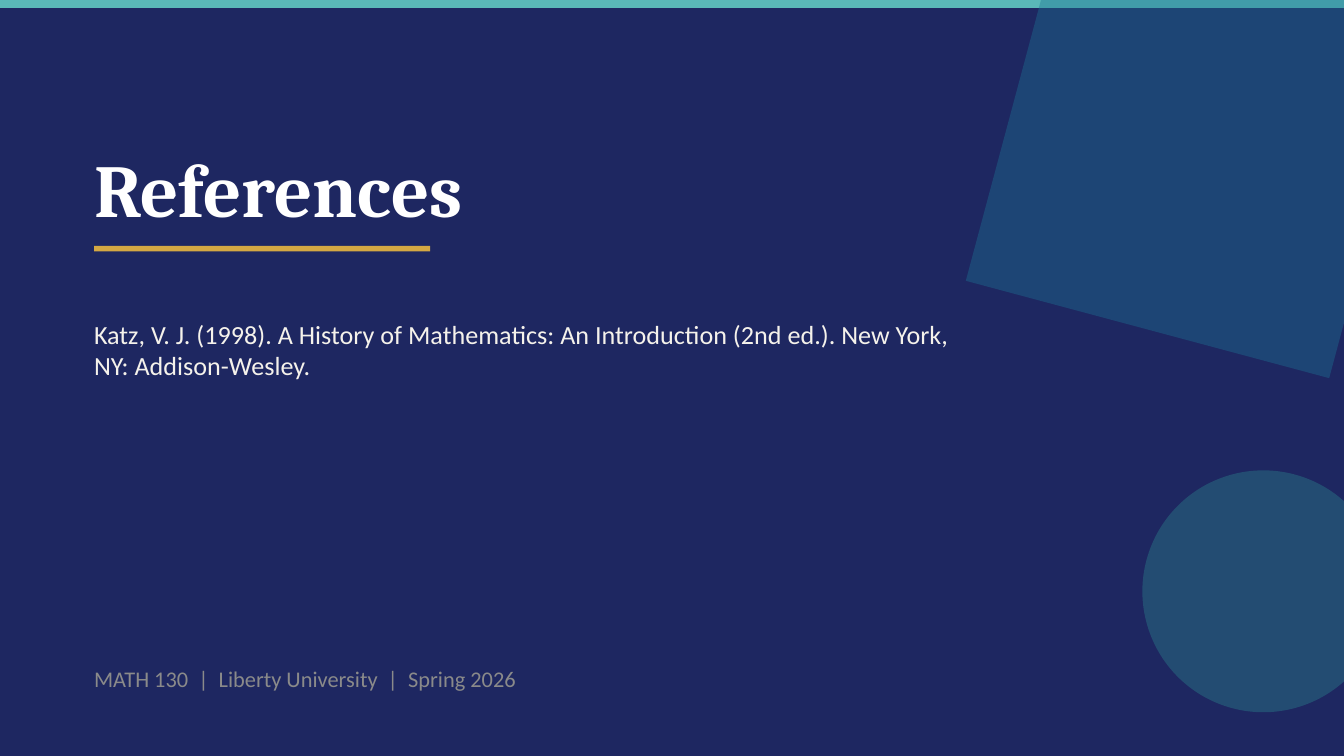
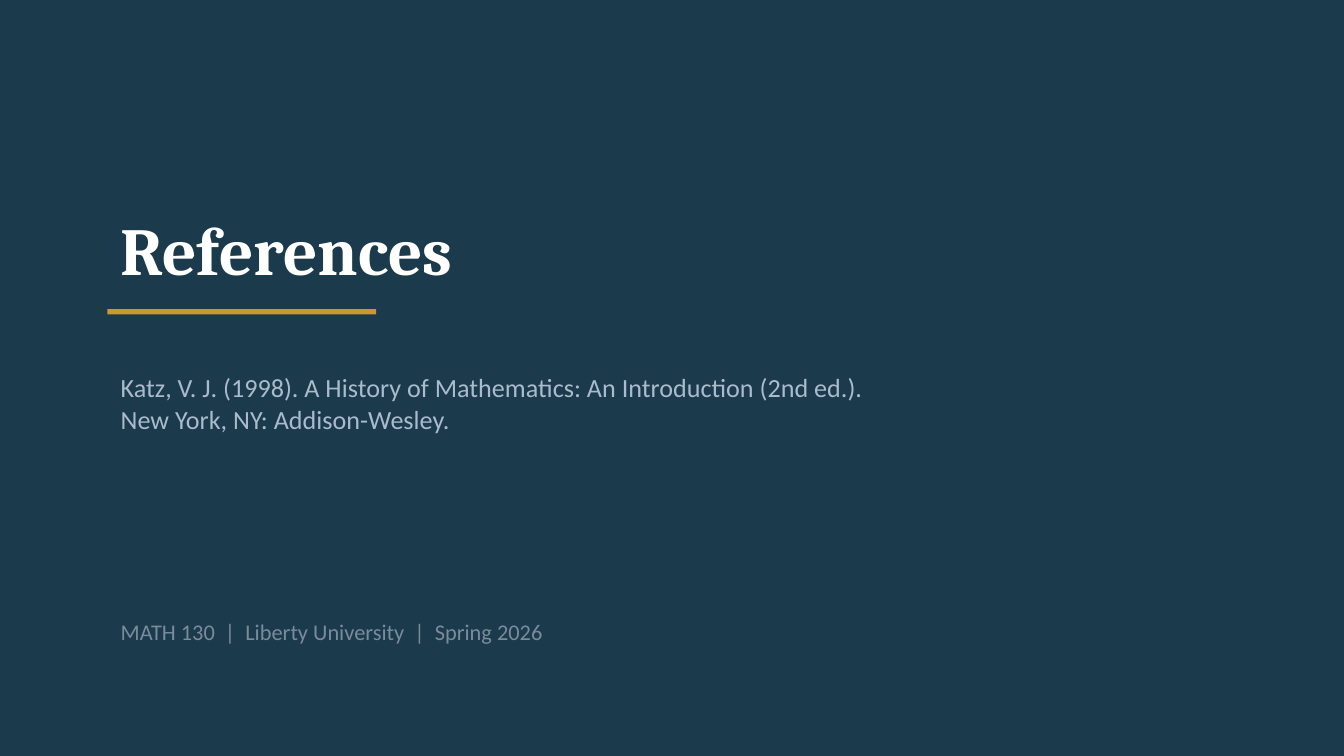
Before and after one commit to andrewhvolk/andrewhvolk.github.io, a slide deck: slide 30 of slides/Math130Unit2D.pptx (slide 24 before the commit). Drawn at 1344x756 pixels with LibreOffice and Linux fonts; fonts in the diff are those of the drawing. Boxes give left, top, right and bottom in pixels: in the first picture for what was removed or moved away, otherwise in the second. Text is boxed around its words. In the diff, an @@ line names an element or a change of style, - is before the commit and + after.

```diff
--- a/slides/Math130Unit2D.pptx
+++ b/slides/Math130Unit2D.pptx
@@ background #1E2761 to #1B3A4B @@
@@ rectangle removed at (0, 0, 1344, 8) @@
@@ rectangle removed at (966, 0, 1344, 378) @@
@@ text "References": place and size @@
-text "References" at (94, 164, 462, 218)
+text "References" at (121, 227, 453, 276)
@@ text "References" at (121, 227, 453, 276): size 40 to 36 pt @@
@@ line removed from (94, 249) to (430, 249) @@
@@ rectangle added at (108, 309, 376, 314), fill #C9982E @@
@@ text at (121, 378, 862, 433): text changed; text colour #F5F2EB to #AABBCC @@
-Katz, V. J. (1998). A History of Mathematics: An Introduction (2nd ed.). New York, NY: Addison-Wesley.
+Katz, V. J. (1998). A History of Mathematics: An Introduction (2nd ed.).
+New York, NY: Addison-Wesley.
@@ ellipse removed at (1142, 470, 1344, 712) @@
@@ text "MATH 130 | Liberty University ...": place and size @@
-text "MATH 130 | Liberty University ..." at (94, 671, 515, 691)
+text "MATH 130 | Liberty University ..." at (121, 624, 542, 644)
@@ text "MATH 130 | Liberty University ..." at (121, 624, 542, 644): text colour #8A8A8A to #7A8B9C @@
```
Also in this commit, not shown: 21 other slides changed, 8 slides added, 2 slides removed, 1 other file.
